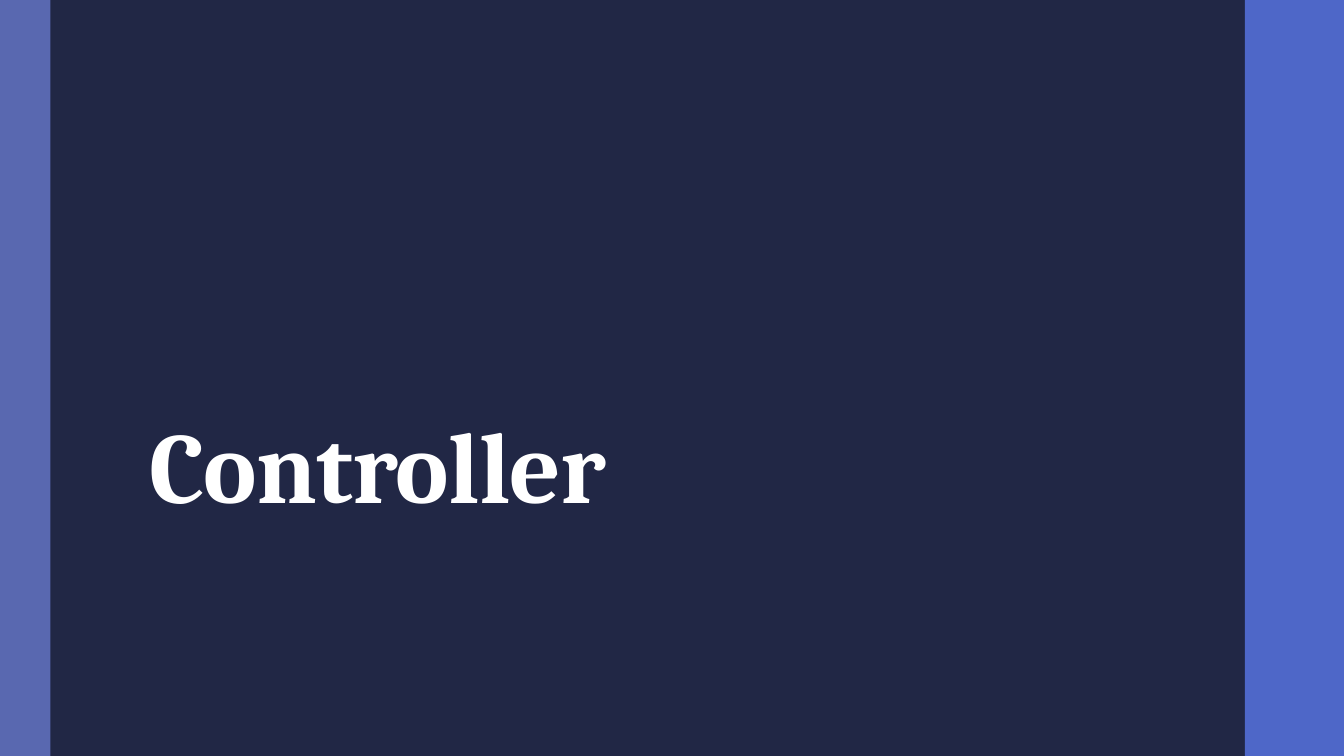
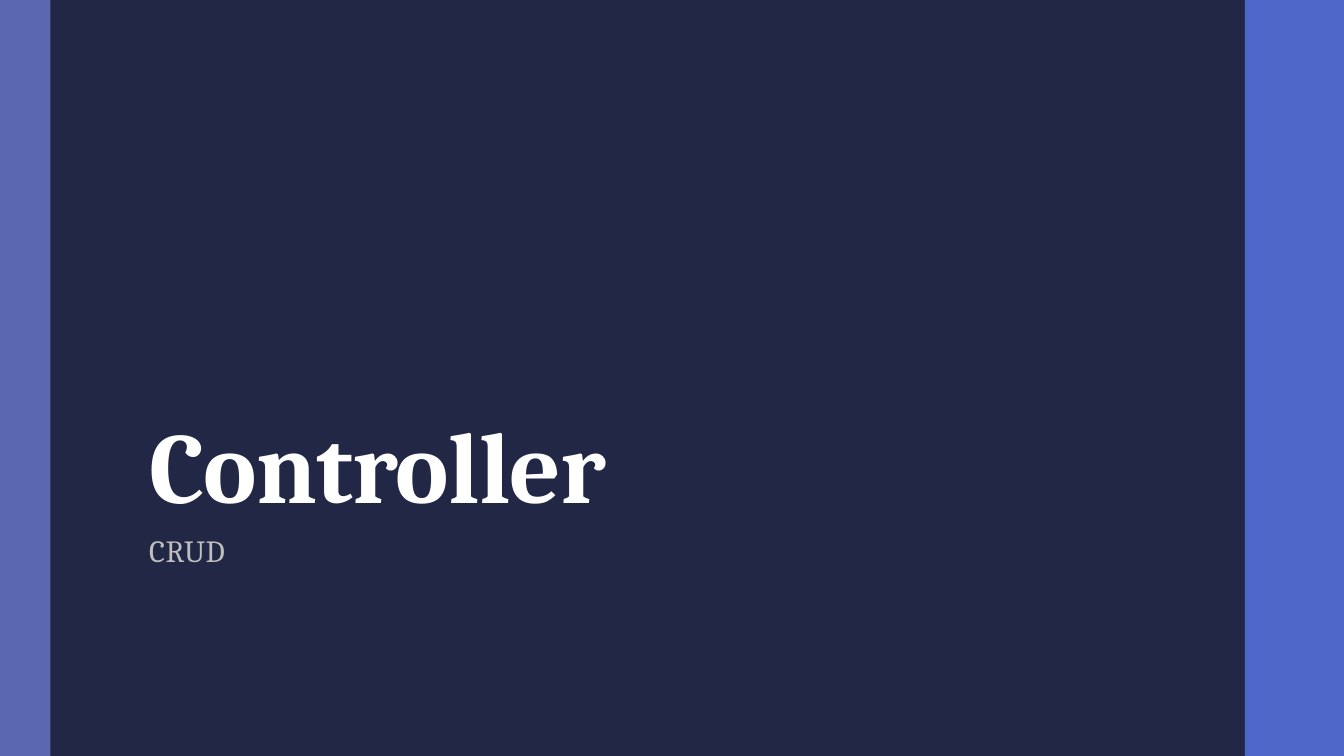
Before and after one commit to fabio-sudo/APICrudCSharp, a slide deck: slide 13 of API - CRUD CSharp.pptx (slide 12 before the commit). Drawn at 1344x756 pixels with LibreOffice and Linux fonts; fonts in the diff are those of the drawing. Boxes give left, top, right and bottom in pixels: in the first picture for what was removed or moved away, otherwise in the second. Text is boxed around its words. In the diff, an @@ line names an element or a change of style, - is before the commit and + after.

```diff
--- a/API - CRUD CSharp.pptx
+++ b/API - CRUD CSharp.pptx
@@ subtitle added at (x1=149, y1=541, x2=225, y2=562), 22 pt, text #BFBFBF @@
+CRUD
```
Also in this commit, not shown: 5 slides added, 1 other file.
